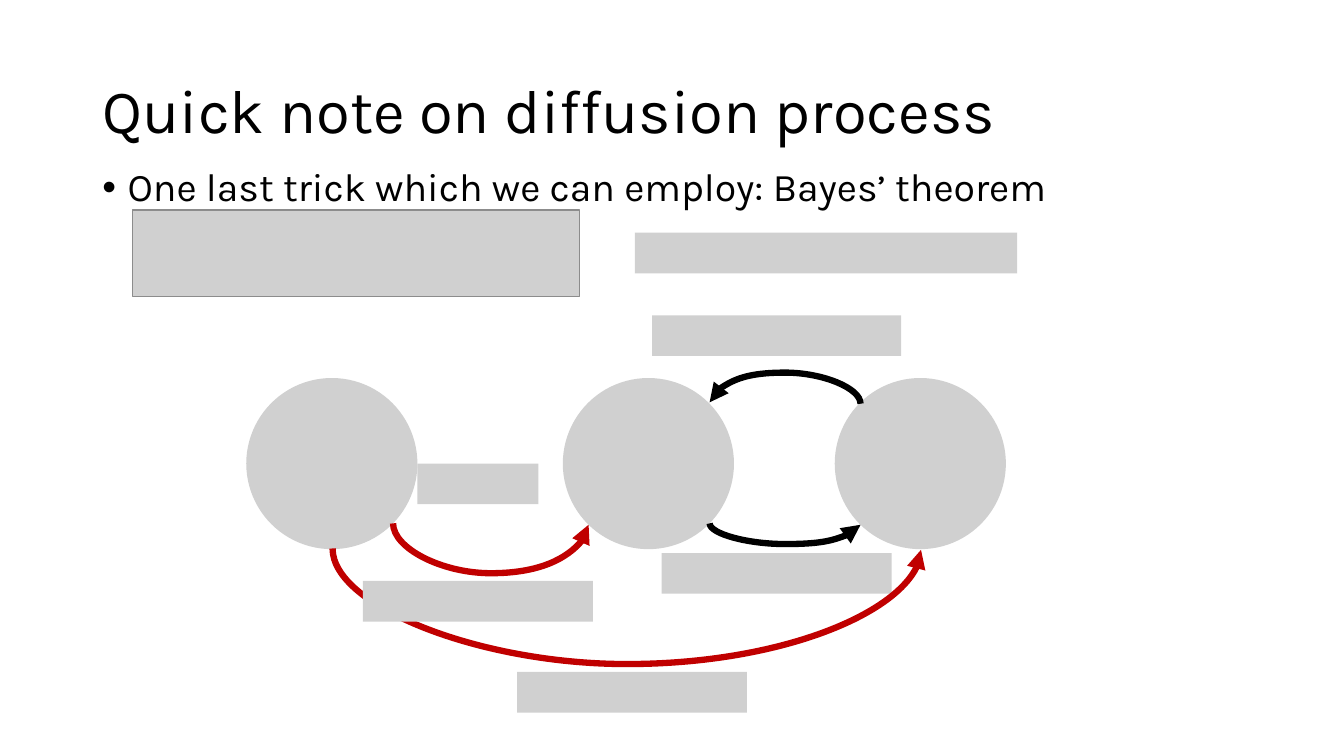
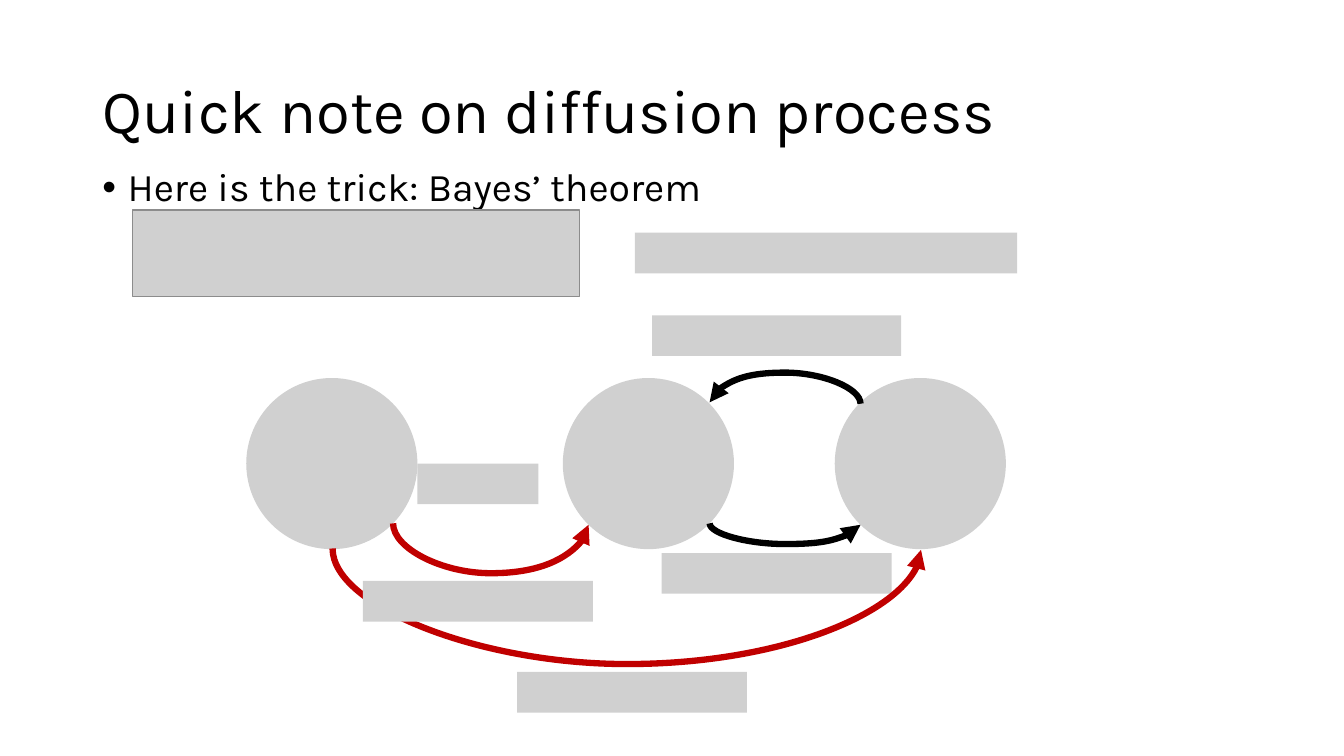
Before and after one commit to karsten3112/gen_catalyst_design, a slide deck: slide 32 of slides/diffusion_models5.pptx (slide 31 before the commit). Drawn at 1344x756 pixels with LibreOffice and Linux fonts; fonts in the diff are those of the drawing; grey boxes stand for pictures. Boxes give left, top, right and bottom in pixels: in the first picture for what was removed or moved away, otherwise in the second. Text is boxed around its words. In the diff, an @@ line names an element or a change of style, - is before the commit and + after.

```diff
--- a/slides/diffusion_models5.pptx
+++ b/slides/diffusion_models5.pptx
@@ text at (128, 174, 701, 211): text changed @@
-• One last trick which we can employ: Bayes’ theorem
+• Here is the trick: Bayes’ theorem
```
Also in this commit, not shown: 4 other slides changed, 1 slide added, 12 other files.
